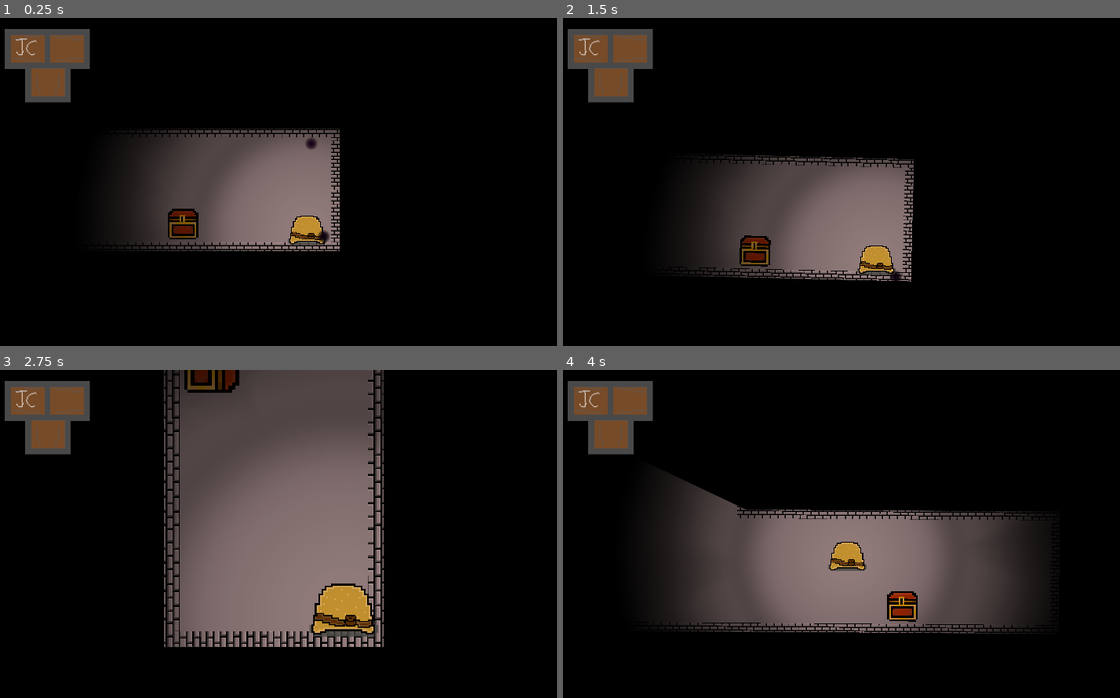
Above: before the commit, frames 1-4 (two rows, left to right).
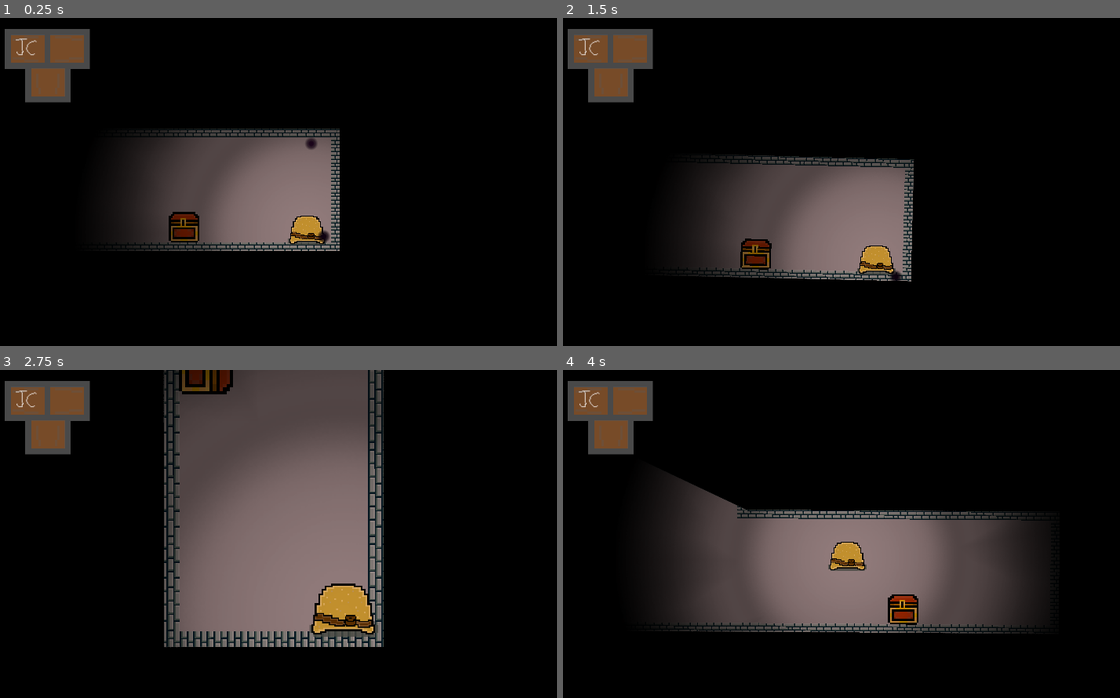
Above: after the commit, the same moments.

Repository: Godot-clif-Project/Blob
Game: Godot game, scene res://base.tscn
Two runs of this game, one before a commit and one after it. Both use one fixed random seed, a clock stepped at 60 frames per second and the inputs below.
Inputs (mouse positions are in pixels of both pictures, inside the frame that each line leads up to):
- Up to frame 1 (0.25 s): no input
- Up to frame 2 (1.5 s): move the mouse to (590, 47) at 0.52 s; hold D (move right) 0.53-1.28 s; hold E (interact) 0.53-1.28 s; click (590, 47) at 0.67 s; tap Space (jump) at 0.77 s; move the mouse to (629, 47) at 1.27 s; hold S (move down) from 1.28 s (still down); tap E (interact) at 1.35 s; click (629, 47) at 1.42 s
- Up to frame 3 (2.75 s): tap Space (jump) at 1.52 s; move the mouse to (50, 435) at 2.02 s; release S (move down) at 2.03 s; hold D (move right) from 2.03 s (still down); hold E (interact) from 2.03 s (still down); click (50, 435) at 2.17 s
- Up to frame 4 (4 s): move the mouse to (841, 616) at 2.77 s; release D (move right) at 2.78 s; release E (interact) at 2.78 s; hold W (move up) 2.78-3.53 s; tap E (interact) at 2.85 s; click (841, 616) at 2.92 s; tap Space (jump) at 3.02, 3.77 s; move the mouse to (1058, 599) at 3.52 s; hold A (move left) from 3.53 s (still down); hold E (interact) from 3.53 s (still down)

The runs differ from the first frame. In frame 1, 1.8% of the frame differs, in the area x 20-61%, y 33-72%; in frame 2, 1.7%; in frame 3, 4.1%, in the area x 29-69%, y 0-85%; in frame 4, 2.1%.

Commit message:
fixing some graphics

Diff:
--- a/base.tscn
+++ b/base.tscn
@@ -82,10 +82,12 @@
 show_behind_parent = true
 position = Vector2( 2984.5, -3638.93 )
 scale = Vector2( 71.7574, 45.4192 )
+z_index = -2
 texture = ExtResource( 4 )
 
 [node name="Player" parent="." instance=ExtResource( 2 )]
 position = Vector2( 17320, -976 )
+z_index = 1
 collision/safe_margin = 1.0
 floor_max_angle_degrees = 100.0
 enable_slope_resistance = false
@@ -144,4 +146,4 @@
 color = Color( 0, 0, 0, 1 )
 
 [node name="Chest" parent="." instance=ExtResource( 5 )]
-position = Vector2( 15491.2, -806.292 )
+position = Vector2( 15504, -760 )
Binary file changed: Actors/props/chest_inventory.png
Binary file changed: Assets/basebrick.png
Binary file added: Assets/carpet.png
Binary file added: Assets/pillars_bottom.png
Binary file added: Assets/pillars_top.png
Not shown, added: Actors/props/chest_inventory.png~
